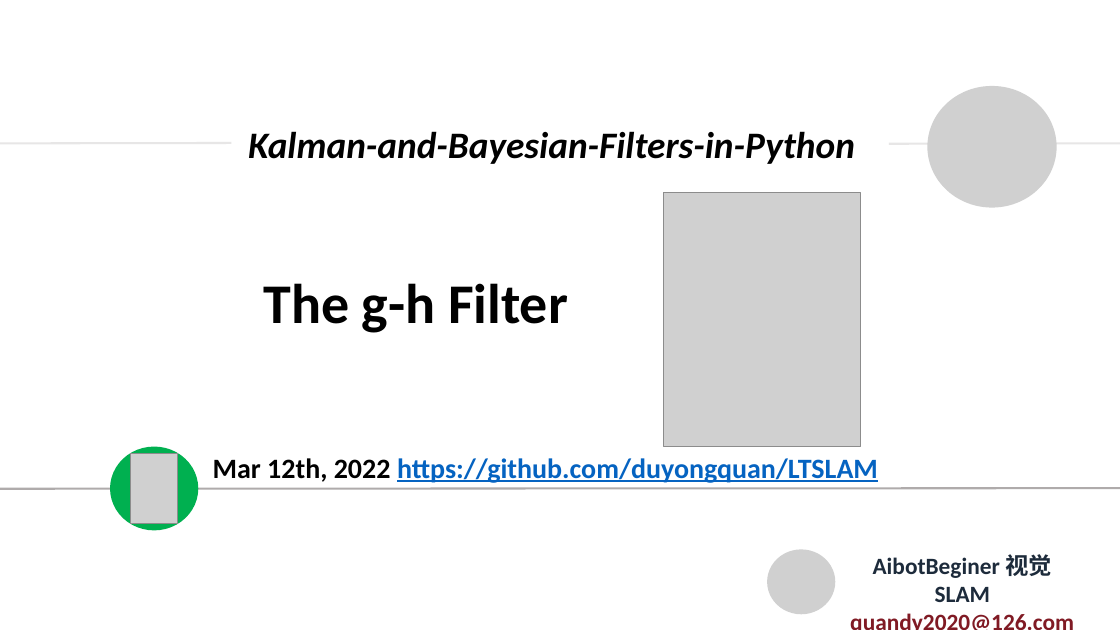
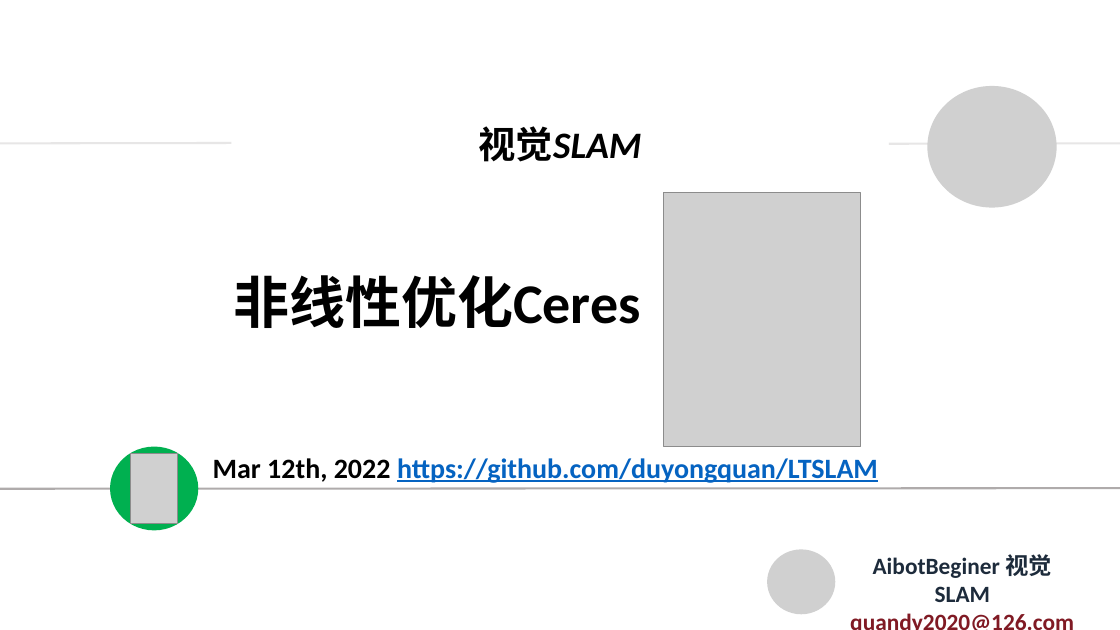
Before and after one commit to duyongquan/LTSLAM, a slide deck: slide 1 of docs/pptx/VINS/05-非线性优化Ceres.pptx. Drawn at 1120x630 pixels with LibreOffice and Linux fonts; fonts in the diff are those of the drawing; grey boxes stand for pictures. Boxes give left, top, right and bottom in pixels: in the first picture for what was removed or moved away, otherwise in the second. Text is boxed around its words. In the diff, an @@ line names an element or a change of style, - is before the commit and + after.

```diff
--- a/docs/pptx/VINS/05-非线性优化Ceres.pptx
+++ b/docs/pptx/VINS/05-非线性优化Ceres.pptx
@@ text at (478,126,641,162): text changed @@
-Kalman-and-Bayesian-Filters-in-Python
+视觉SLAM
@@ text at (233,275,640,328): text changed @@
-The g-h Filter
+非线性优化Ceres
```
Also in this commit, not shown: 15 slides added, 27 slides removed, 5 other files.
